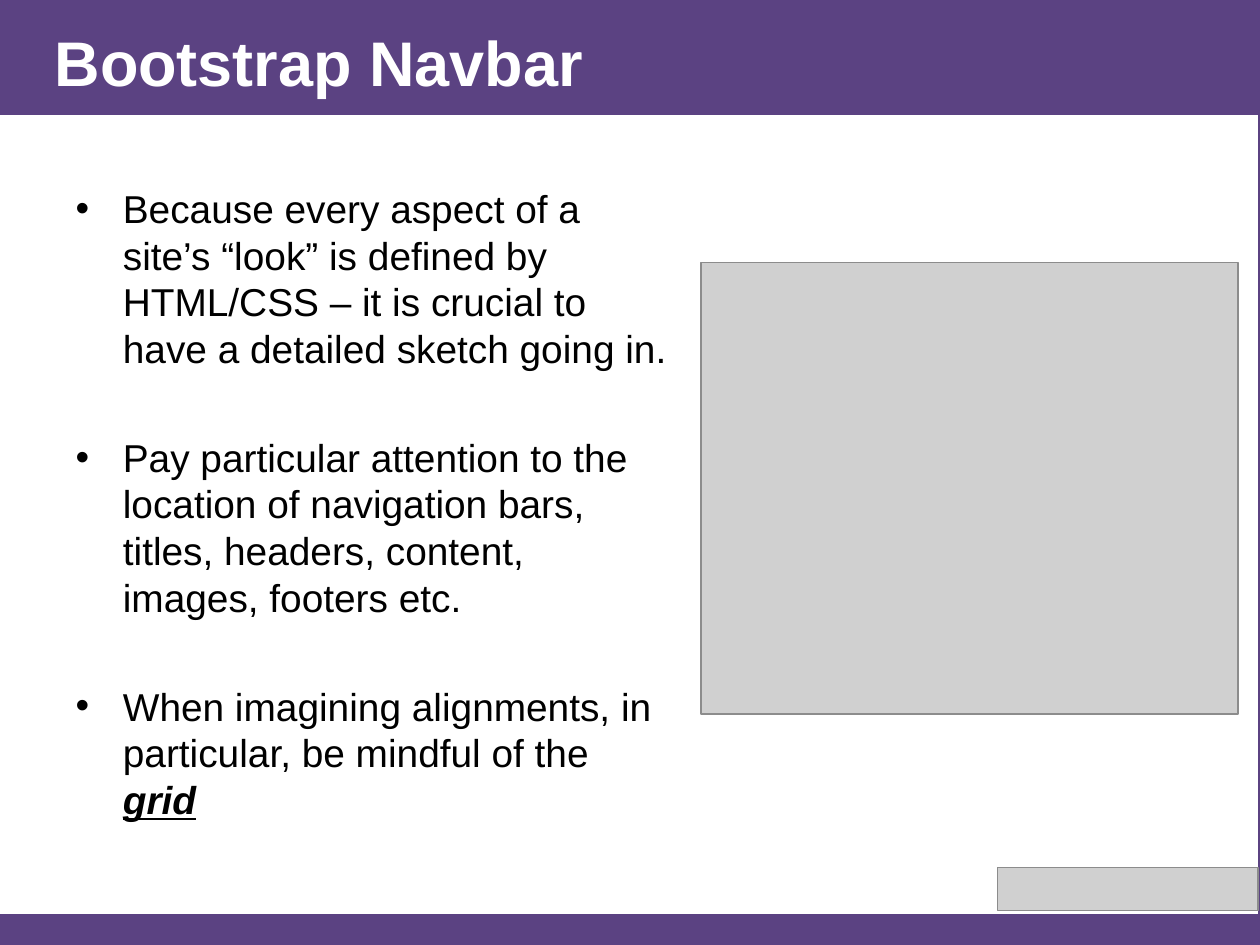
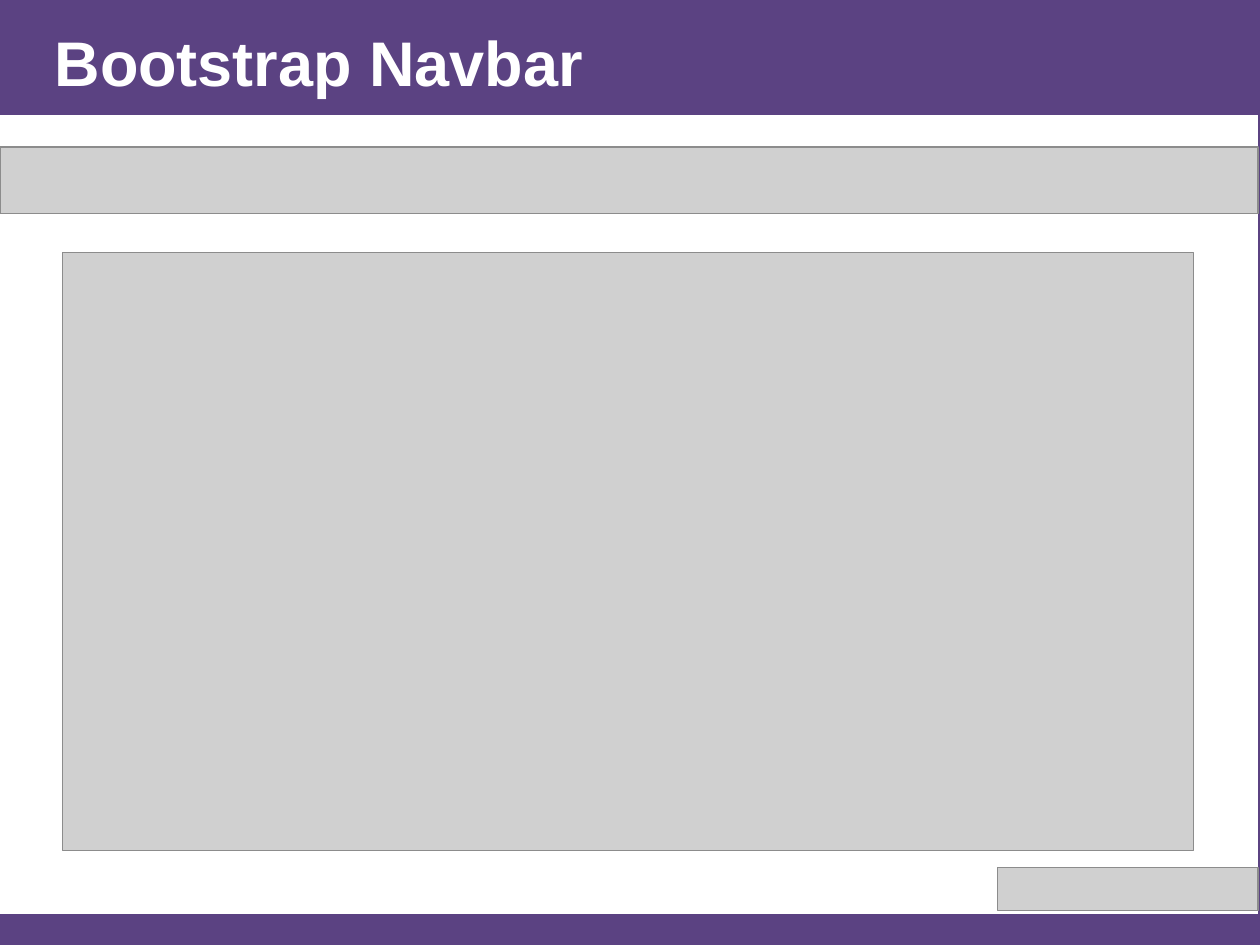
Before and after one commit to afhaque/Rice-DevChats-Bootstrap, a slide deck: slide 41 of slides/AHaque_Bootstrap-Presentation_1-24-15.pptx (slide 39 before the commit). Drawn at 1260x945 pixels with LibreOffice and Linux fonts; fonts in the diff are those of the drawing; grey boxes stand for pictures. Boxes give left, top, right and bottom in pixels: in the first picture for what was removed or moved away, otherwise in the second. Text is boxed around its words. In the diff, an @@ line names an element or a change of style, - is before the commit and + after.

```diff
--- a/slides/AHaque_Bootstrap-Presentation_1-24-15.pptx
+++ b/slides/AHaque_Bootstrap-Presentation_1-24-15.pptx
@@ picture added at (0, 147, 1257, 214) @@
@@ text removed at (123, 195, 666, 821) @@
-• Because every aspect of a site’s “look” is defined by HTML/CSS – it is crucial to have a detailed sketch going in.
-• Pay particular attention to the location of navigation bars, titles, headers, content, images, footers etc.
-• When imagining alignments, in particular, be mindful of the grid
@@ picture added at (63, 252, 1193, 850) @@
@@ picture removed at (701, 262, 1237, 713) @@
```
Also in this commit, not shown: 5 other slides changed, 9 slides added, 6 slides removed, 2 other files.
